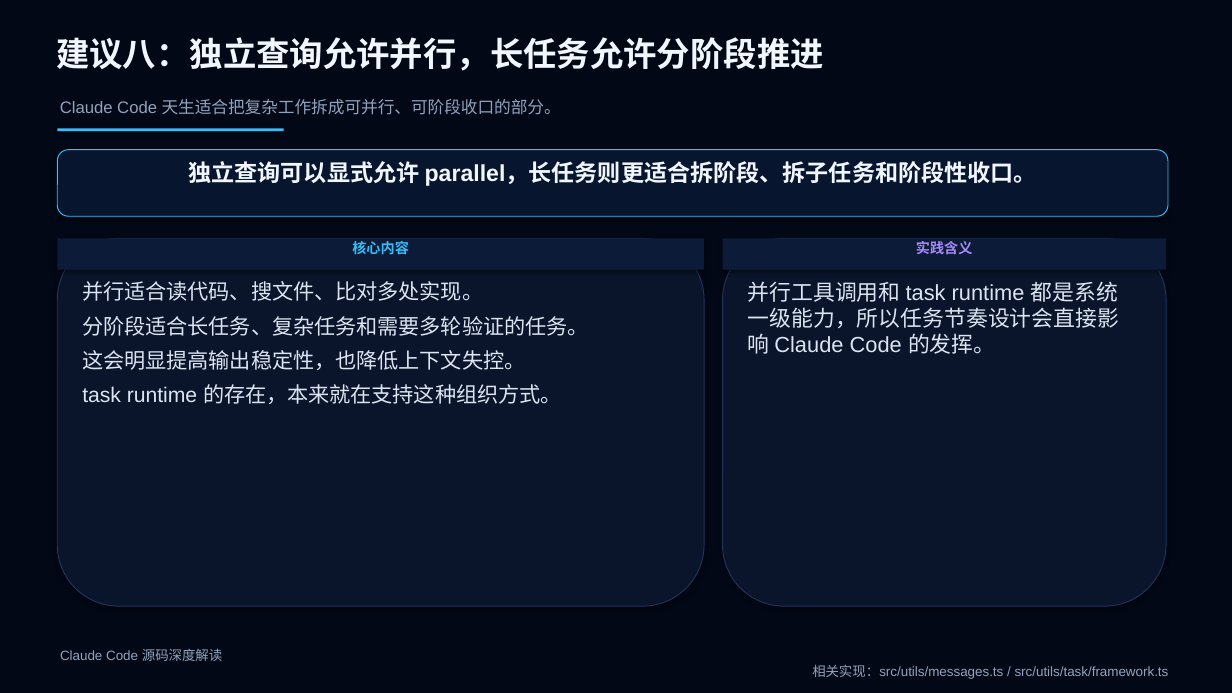
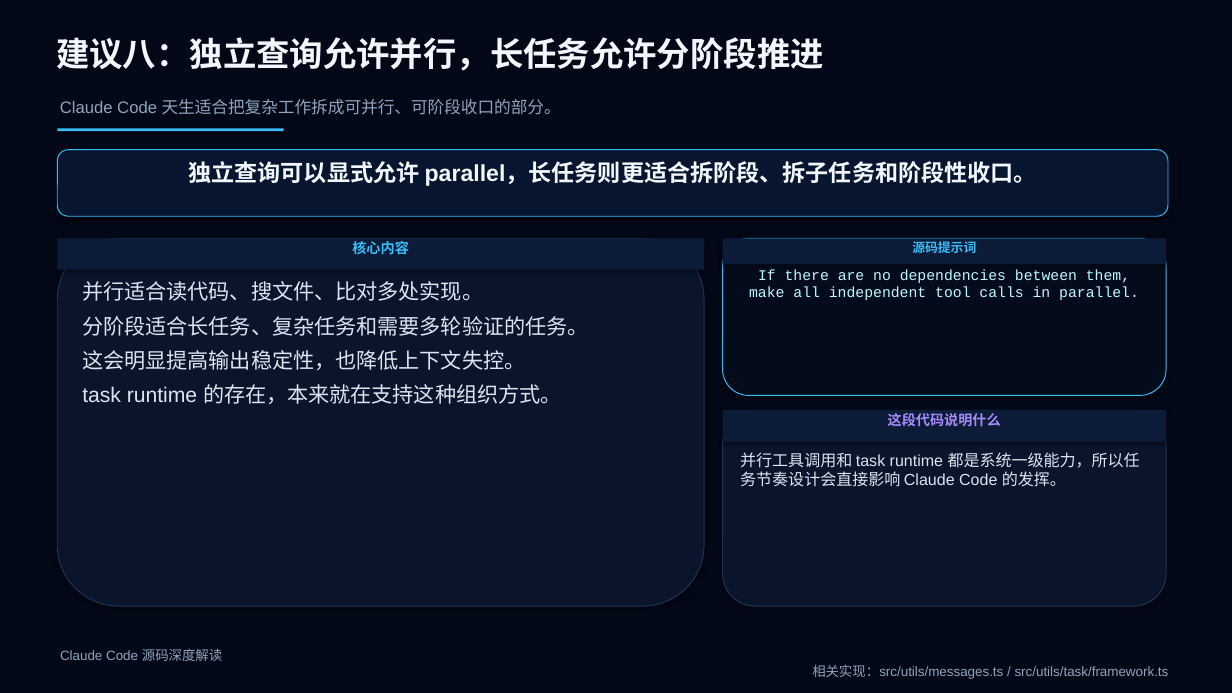
Before and after one commit to boboliu-1010/ccode, a slide deck: slide 50 of docs/zh/10-Claude Code 源码深度解读.pptx. Drawn at 1232x693 pixels with LibreOffice and Linux fonts; fonts in the diff are those of the drawing. Boxes give left, top, right and bottom in pixels: in the first picture for what was removed or moved away, otherwise in the second. Text is boxed around its words. In the diff, an @@ line names an element or a change of style, - is before the commit and + after.

```diff
--- a/docs/zh/10-Claude Code 源码深度解读.pptx
+++ b/docs/zh/10-Claude Code 源码深度解读.pptx
@@ rectangle "源码提示词": place and size @@
-rectangle "源码提示词" at bbox=[723, 238, 1166, 270]
+rectangle "源码提示词" at bbox=[723, 238, 1166, 264]
@@ rounded rectangle added at bbox=[723, 238, 1166, 396], fill #040C1C, outline #38BDF8 0.75 pt, 11.5 pt, text #BBF7FF @@
+If there are no dependencies between them, make all independent tool calls in parallel.
@@ text in rectangle at bbox=[912, 241, 976, 253]: text changed; size 11 to 10 pt; font Arial to Courier New; text colour #A78BFA to #38BDF8 @@
-实践含义
+源码提示词
@@ rounded rectangle: place and size @@
-rounded rectangle at bbox=[723, 238, 1166, 606]
+rounded rectangle at bbox=[723, 410, 1166, 606]
@@ rectangle added at bbox=[723, 410, 1166, 442], fill #0C1B38, 11 pt, text #A78BFA, bold @@
+这段代码说明什么
@@ text "并行工具调用和 task runtime 都是系统一级能力，所以任务节奏设计会直接影响 Claude ...": place and size @@
-text "并行工具调用和 task runtime 都是系统一级能力，所以任务节奏设计会直接影响 Claude ..." at bbox=[748, 281, 1120, 354]
+text "并行工具调用和 task runtime 都是系统一级能力，所以任务节奏设计会直接影响 Claude ..." at bbox=[740, 452, 1140, 487]
@@ text "并行工具调用和 task runtime 都是系统一级能力，所以任务节奏设计会直接影响 Claude ..." at bbox=[740, 452, 1140, 487]: size 17 to 12.5 pt @@
```
Also in this commit, not shown: 10 other slides changed, 1 other file.
